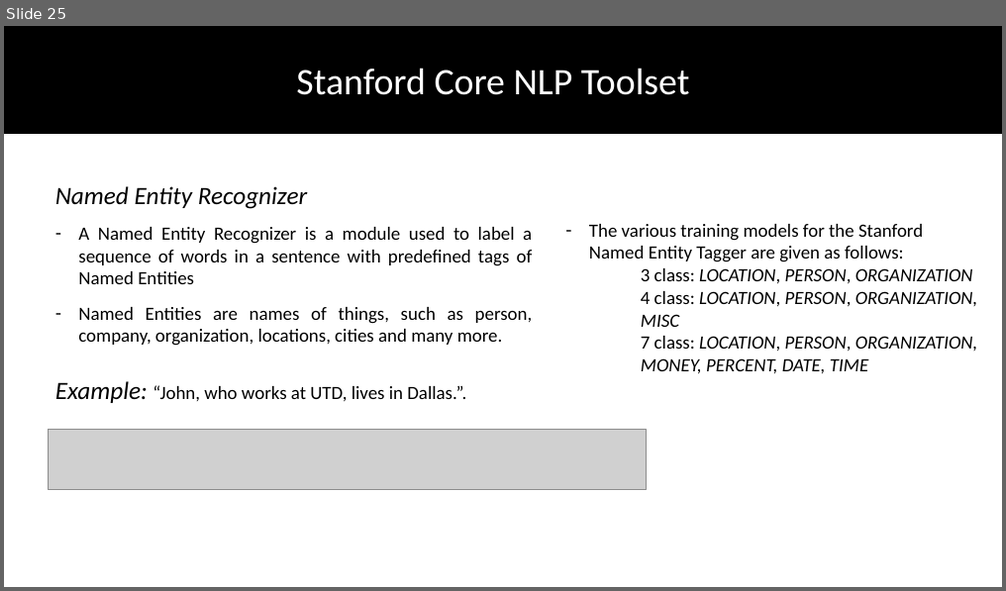
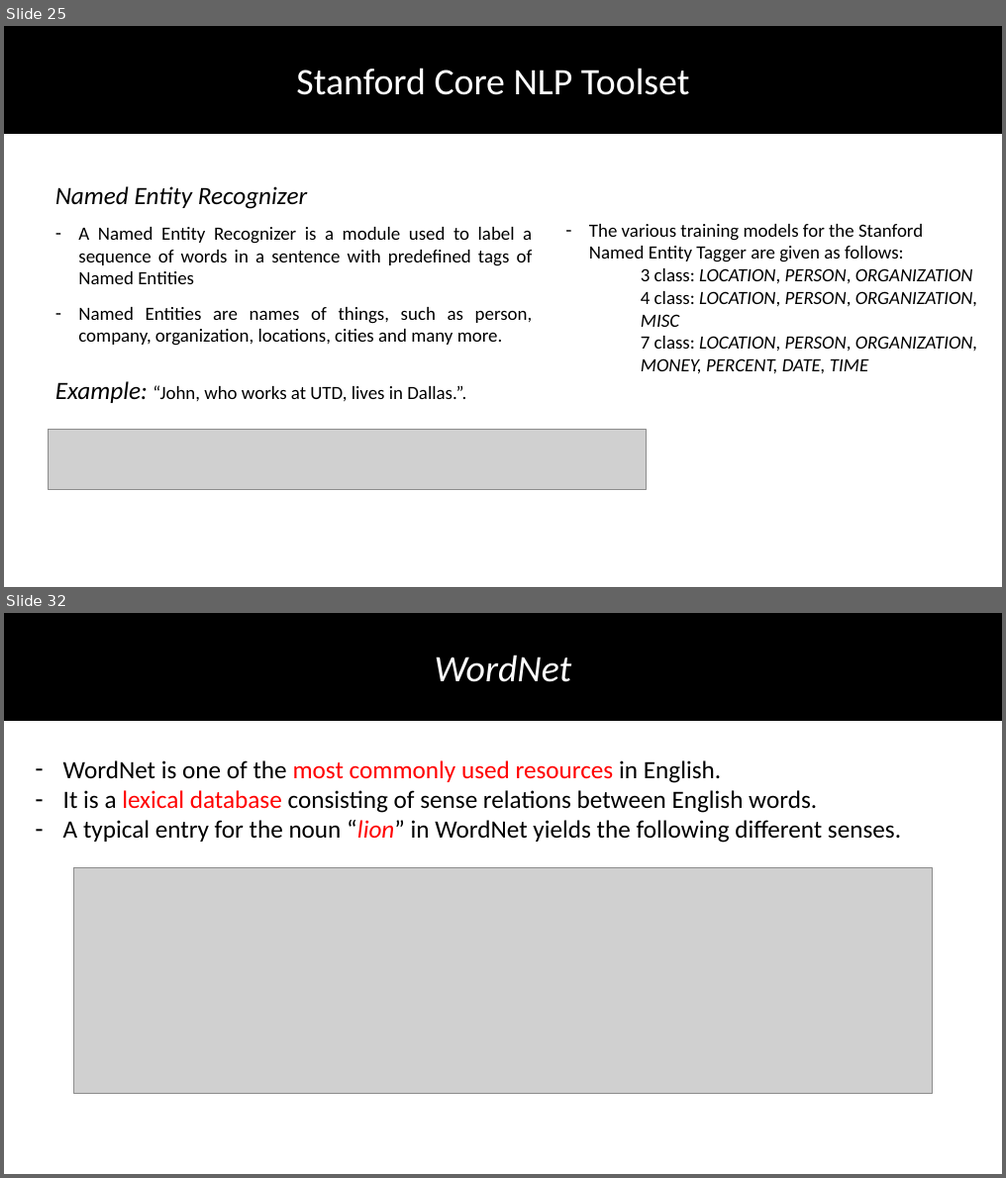
Before and after one commit to DhruvaPendharkar/thesis-project, a slide deck: Notes/ThesisPresentation.pptx. Shown one above the other, each under a label of ours: slide 25 before the commit, slides 25 and 32 after it; the slides between them are not shown. The pictures are 1006x591 and 1006x1178 pixels, drawn with LibreOffice and Linux fonts; fonts in the diff are those of the drawing; grey boxes stand for pictures. Boxes give left, top, right and bottom in pixels: in the first picture for what was removed or moved away, otherwise in the second. Text is boxed around its words. In the diff, an @@ line names an element or a change of style, - is before the commit and + after.

Commit message:
Adding NLP Resources chapter information

```diff
--- a/Notes/ThesisPresentation.pptx
+++ b/Notes/ThesisPresentation.pptx
@@ slide 32 added at [4, 613, 1002, 1174], background #FFFFFF @@
@@ rectangle added at [4, 613, 1002, 720], fill #000000, outline #000000 1 pt @@
@@ text added at [435, 655, 572, 682], 36 pt, text #FFFFFF, italic @@
+WordNet
@@ text added at [63, 761, 901, 843], 24 pt, text #000000 @@
+– WordNet is one of the most commonly used resources in English.
+– It is a lexical database consisting of sense relations between English words.
+– A typical entry for the noun “lion” in WordNet yields the following different senses.
@@ picture added at [73, 868, 932, 1094] @@
```
Also in this commit, not shown: 11 other slides added, 3 slides removed.
